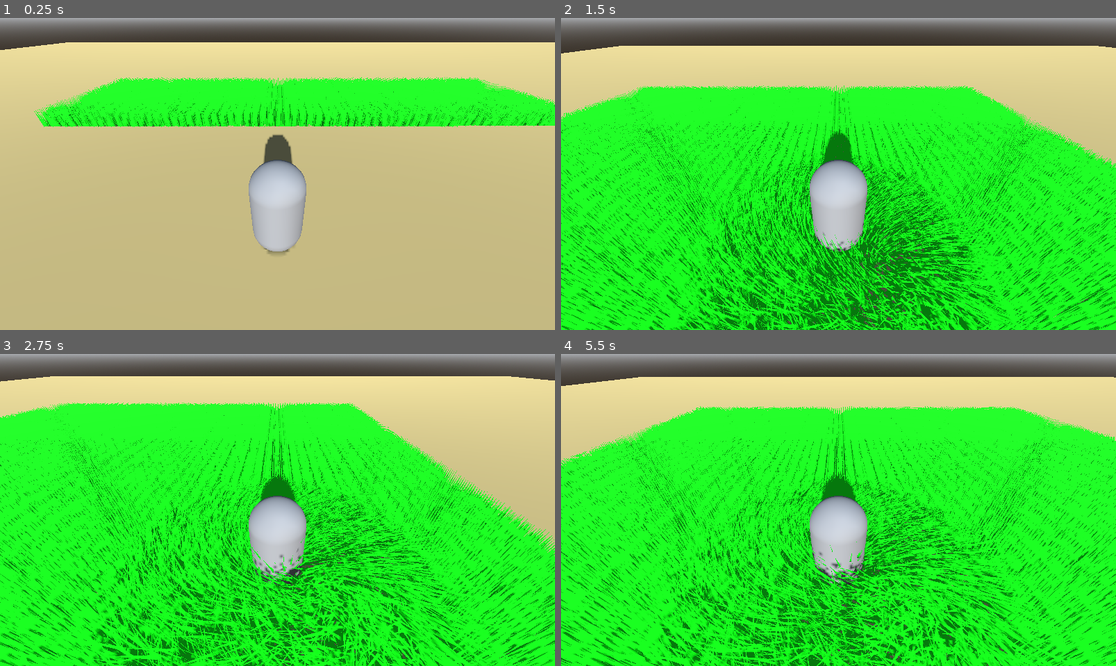
Above: before the commit, frames 1-4 (two rows, left to right).
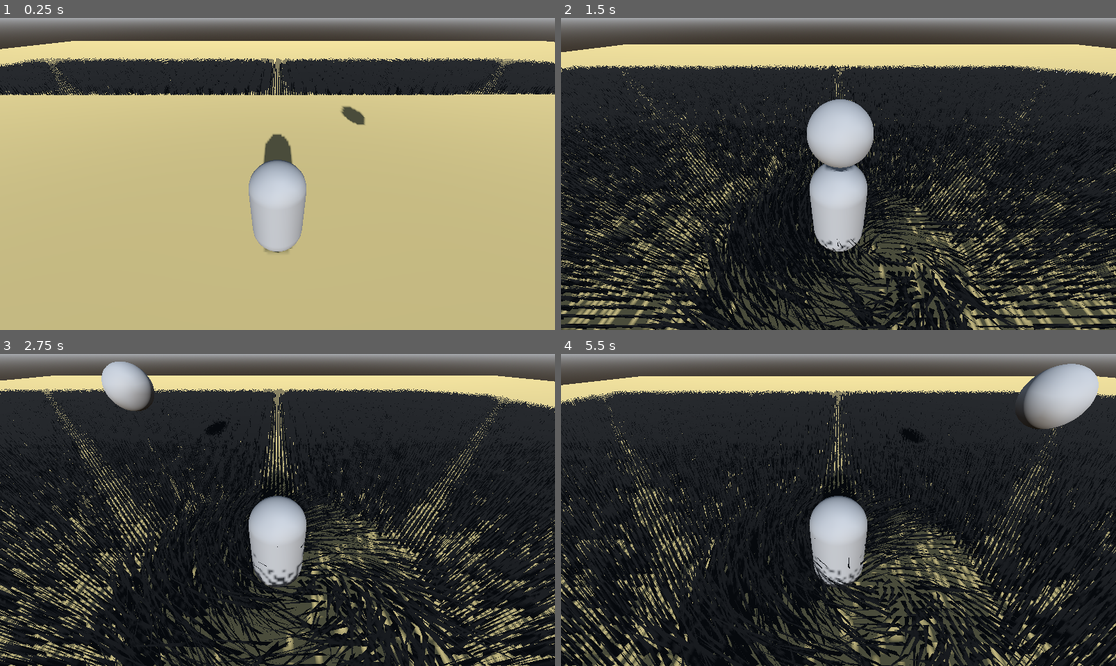
Above: after the commit, the same moments.

Repository: tylercchase/godot-grass-displacement
Game: Godot game, scene res://src/main.tscn
The game is run twice, just before and just after one commit, with the same random seed, the same clock (stepped at 60 frames per second) and the same inputs.
Inputs:
- Up to frame 1 (0.25 s): no input
- Up to frame 2 (1.5 s): hold D (right) 0.53-1.28 s; tap Space (jump) at 0.77 s; hold S (down) from 1.28 s (still down)
- Up to frame 3 (2.75 s): tap Space (jump) at 1.52 s; release S (down) at 2.03 s; hold D (right) from 2.03 s (still down)
- Up to frame 4 (5.5 s): release D (right) at 2.78 s; hold W (up) 2.78-3.53 s; tap Space (jump) at 3.02, 3.77, 4.52 s; hold A (left) 3.53-5.03 s; hold S (down) from 5.03 s (still down)

The runs differ from the first frame. In frame 1, 21% of the frame differs, in the area x 0-100%, y 7-76%; in frame 2, 82%; in frame 3, 86%; in frame 4, 87%, in the area x 0-100%, y 3-100%.

Commit message:
kinda working textures

Diff:
--- a/src/Grass/Grass.gd
+++ b/src/Grass/Grass.gd
@@ -4,6 +4,6 @@
 # Called when the node enters the scene tree for the first time.
 func _ready():
 	var grass : GPUParticles3D = $Grass
-	var coll = $Colliision.get_texture()
+	var coll = $abc.get_texture()
 
 	grass.process_material.set_shader_parameter('displace', coll)
--- a/src/Grass/Grass.gdshader
+++ b/src/Grass/Grass.gdshader
@@ -11,7 +11,6 @@
 }
 
 void process() {
-	COLOR = vec4(1.0,0.0,0.0,1.0);
 	vec3 pos = vec3(0.0, 0.0, 0.0);
 	pos.z = float(INDEX);
 	pos.x = mod(pos.z, rows);
@@ -21,6 +20,9 @@
 	pos.x -= rows * 0.5;
 	pos.z -= rows * 0.5;
 
+	// grab before adding in our particle node's position
+	vec4 di = texture(displace, pos.xz * 0.001);
+
 	// and now apply our spacing
 	pos *= spacing;
 	//add particle emitter transform
@@ -28,8 +30,13 @@
 	pos.z += EMISSION_TRANSFORM[3][2] - mod(EMISSION_TRANSFORM[3][2], spacing);
 
 
-	vec4 noise = texture(rotation_noise, pos.xz );
+	vec4 noise = texture(rotation_noise, pos.xz * 0.01);
 
+
+
+
+
+	COLOR = vec4(di.rgb, 1.0);
 	// rotate blades randomly
 	TRANSFORM[0][0] = cos(noise.z * 3.0);
 	TRANSFORM[0][2] = -sin(noise.z * 3.0);
@@ -40,7 +47,7 @@
 	TRANSFORM[3][1] = pos.y;
 	TRANSFORM[3][2] = pos.z;
 
-
+	CUSTOM = di;
 }
 
 void vertex() {
--- a/src/Grass/Grass.tscn
+++ b/src/Grass/Grass.tscn
@@ -1,15 +1,16 @@
-[gd_scene load_steps=14 format=3 uid="uid://pxqwyppfuqdv"]
+[gd_scene load_steps=12 format=3 uid="uid://pxqwyppfuqdv"]
 
 [ext_resource type="Shader" path="res://src/Grass/Grass.gdshader" id="1_712md"]
 [ext_resource type="Script" path="res://src/Grass/Grass.gd" id="1_y627i"]
-[ext_resource type="Shader" path="res://src/Grass/grass_displacement.gdshader" id="3_3p4ye"]
 [ext_resource type="Shader" path="res://src/Grass/grass_blade.gdshader" id="3_ar1p2"]
+[ext_resource type="Shader" path="res://src/Grass/grass_displacement.gdshader" id="4_vct57"]
 
 [sub_resource type="ViewportTexture" id="ViewportTexture_3b46d"]
-viewport_path = NodePath("SubViewport")
+viewport_path = NodePath("abc")
 
 [sub_resource type="FastNoiseLite" id="FastNoiseLite_mfyuy"]
 noise_type = 0
+frequency = 1.0
 
 [sub_resource type="NoiseTexture2D" id="NoiseTexture2D_vyn6j"]
 seamless = true
@@ -20,8 +21,8 @@
 shader = ExtResource("1_712md")
 shader_parameter/displace = SubResource("ViewportTexture_3b46d")
 shader_parameter/rotation_noise = SubResource("NoiseTexture2D_vyn6j")
-shader_parameter/rows = 300.0
-shader_parameter/spacing = 0.079
+shader_parameter/rows = 350.0
+shader_parameter/spacing = 0.15
 
 [sub_resource type="ShaderMaterial" id="ShaderMaterial_hosif"]
 render_priority = 0
@@ -41,35 +42,39 @@
 "vertex_data": PackedByteArray(83, 35, 40, 63, 0, 0, 0, 0, 0, 0, 0, 0, 255, 127, 255, 127, 255, 255, 255, 191, 160, 25, 28, 191, 0, 0, 0, 0, 0, 0, 0, 0, 255, 127, 255, 127, 255, 255, 255, 191, 84, 171, 47, 60, 181, 82, 66, 64, 0, 0, 0, 0, 255, 127, 255, 127, 255, 255, 255, 191)
 }]
 
-[sub_resource type="FastNoiseLite" id="FastNoiseLite_extlo"]
-
-[sub_resource type="NoiseTexture2D" id="NoiseTexture2D_6qdqu"]
-noise = SubResource("FastNoiseLite_extlo")
-
-[sub_resource type="ShaderMaterial" id="ShaderMaterial_wi4g8"]
-shader = ExtResource("3_3p4ye")
-shader_parameter/noise = SubResource("NoiseTexture2D_6qdqu")
+[sub_resource type="ShaderMaterial" id="ShaderMaterial_n37b3"]
+shader = ExtResource("4_vct57")
 
 [node name="Grass" type="Node3D"]
 transform = Transform3D(1, 0, -7.45058e-09, 0, 1, 0, 7.45058e-09, 0, 1, 0, 0, 0)
 script = ExtResource("1_y627i")
 
 [node name="Grass" type="GPUParticles3D" parent="."]
-transform = Transform3D(1, 0, 0, 0, 1, 0, 0, 0, 1, 0, -0.934686, -3.76616)
+transform = Transform3D(1, 0, 0, 0, 1, 0, 0, 0, 1, -7.25952e-09, 0, -0.974356)
 amount = 100000
 visibility_aabb = AABB(-23.2431, -4, -22.1655, 46.4862, 8, 44.331)
 process_material = SubResource("ShaderMaterial_dpks1")
 draw_pass_1 = SubResource("ArrayMesh_pe4cq")
 
-[node name="Colliision" type="SubViewport" parent="."]
-size = Vector2i(420, 420)
+[node name="abc" type="SubViewport" parent="."]
+size = Vector2i(580, 561)
 render_target_update_mode = 4
 
-[node name="ColorRect" type="ColorRect" parent="Colliision"]
-material = SubResource("ShaderMaterial_wi4g8")
+[node name="ColorRect" type="ColorRect" parent="abc"]
+material = SubResource("ShaderMaterial_n37b3")
 anchors_preset = 15
 anchor_right = 1.0
 anchor_bottom = 1.0
 grow_horizontal = 2
 grow_vertical = 2
-color = Color(0, 0, 0, 1)
+color = Color(1, 0, 0, 1)
+
+[node name="ColorRect2" type="ColorRect" parent="abc"]
+visible = false
+custom_minimum_size = Vector2i(454, 1180)
+anchors_preset = 9
+anchor_bottom = 1.0
+offset_right = 454.0
+offset_bottom = 532.0
+grow_vertical = 2
+color = Color(0, 0, 1, 1)
--- a/src/Grass/grass_blade.gdshader
+++ b/src/Grass/grass_blade.gdshader
@@ -19,11 +19,14 @@
 	// vertex is the tip of the grass blade
 	if (VERTEX.y > 0.0) {
 		// move in the "wind" as time progresses
-//		VERTEX -= vec3(sin(TIME) * 0.2,0,0);
+		VERTEX -= vec3(sin(TIME) * 0.2,0,0);
 
 		// test displacement of grass tips
 		if(dist_to_player < 3.0) {
 			VERTEX -= normalize((MODEL_MATRIX * vec4(VERTEX, 1.0)).xyz - player_pos);
+		}
+		if(INSTANCE_CUSTOM.b > 0.0) {
+			VERTEX = vec3(0.1);
 		}
 	}
 }
@@ -36,5 +39,6 @@
 void fragment() {
 	float side = FRONT_FACING ? 1.0 : -1.0;
 	NORMAL = NORMAL * side;
-	ALBEDO = vec3(0,1.0,0);
+//	ALBEDO = vec3(0,1.0,0);
+	ALBEDO = COLOR.rgb;
 }
--- a/src/Grass/grass_displacement.gdshader
+++ b/src/Grass/grass_displacement.gdshader
@@ -1,7 +1,16 @@
 shader_type canvas_item;
-uniform sampler2D noise;
+
 void fragment() {
 
-	COLOR = texture(noise, UV);
+	COLOR = vec4(1.0,0,0,1.0);
+	vec2 uv = UV - 0.4;
+	float d = length(uv);
+	float r = 0.5;
+	float c = 0.0;
+	if (d < r) {
+		c = 1.0;
+	}
+	COLOR = vec4(vec3(c), 1.0);
+//	COLOR = vec4(UV.x); //vec4(vec3( 1.0 - length(UV)), 1.0);
 	// Place fragment code here.
 }
--- a/src/main.tscn
+++ b/src/main.tscn
@@ -22,13 +22,15 @@
 background_mode = 2
 sky = SubResource("Sky_spp8w")
 
+[sub_resource type="SphereMesh" id="SphereMesh_7bkcq"]
+
 [node name="World" type="Node3D"]
 
 [node name="Grass" parent="." instance=ExtResource("4_0ttps")]
-transform = Transform3D(1, 0, -7.45058e-09, 0, 1, 0, 7.45058e-09, 0, 1, -6.41551, 0.934686, 0)
+transform = Transform3D(1, 0, -7.45058e-09, 0, 1, 0, 7.45058e-09, 0, 1, -4.19365, 0.934686, 6.03316)
 
 [node name="Player" parent="." instance=ExtResource("1_vt41k")]
-transform = Transform3D(1, 0, 0, 0, 1, 0, 0, 0, 1, -7.94532, 1, -3.68818)
+transform = Transform3D(1, 0, 0, 0, 1, 0, 0, 0, 1, -6.51929, 1, -0.854892)
 
 [node name="Floor" type="MeshInstance3D" parent="."]
 mesh = SubResource("PlaneMesh_u8w3i")
@@ -44,3 +46,7 @@
 [node name="DirectionalLight3D" type="DirectionalLight3D" parent="."]
 transform = Transform3D(1, 0, 0, 0, 0.937319, 0.348474, 0, -0.348474, 0.937319, 0, -1.72388, 0)
 shadow_enabled = true
+
+[node name="MeshInstance3D" type="MeshInstance3D" parent="."]
+transform = Transform3D(1, 0, 0, 0, 1, 0, 0, 0, 1, -2.74315, 3.21989, 0)
+mesh = SubResource("SphereMesh_7bkcq")
Not shown: 1 places in src/main.tscn that only renumber resources
